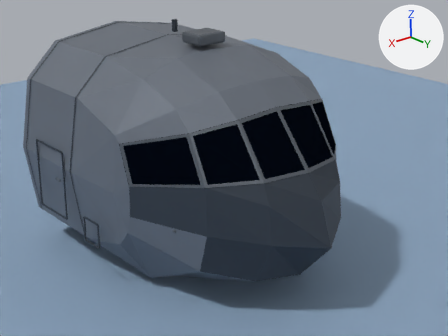
The Blender file blender_lib/transport_cockpit.blend: old version first, new version second.
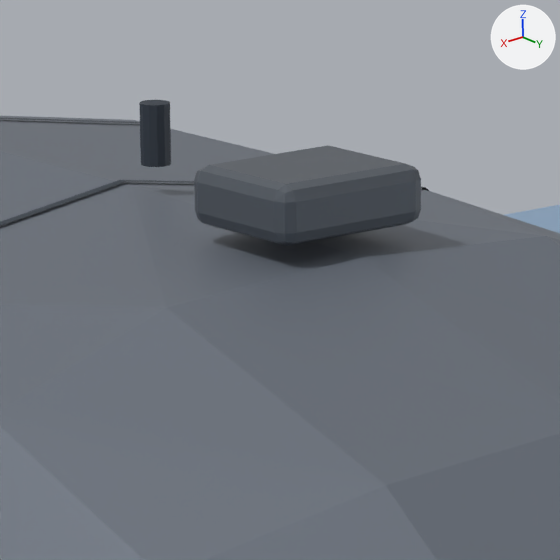
The first picture shows the older version from the file's camera 'Transport_Cockpit_Camera'. The close-ups show the older and then the newer version on the part from 32% to 56% of the width and 0% to 32% of the height of that picture. Only the edits that show in the close-ups are written down. Lighting does not change. The marker at upper right points along +X, +Y and +Z.

Objects in the first close-up: 'Preview_Floor', 'Transport_Cockpit_Details', 'Transport_Cockpit_Hull'.
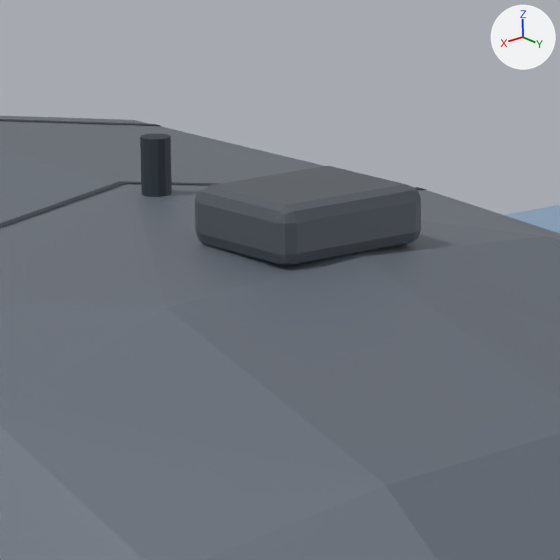
Patch to the scene script:
```diff
--- a/blender_lib/transport_cockpit.blend.py
+++ b/blender_lib/transport_cockpit.blend.py
@@ me_windshield_assemblymesh @@
 # used by ob_transport_cockpit_details; location = (0.0, 0.0, 0.0)
-me_windshield_assemblymesh.from_pydata(...)  # 1224 vertices, 1112 faces; spans x -1.12..1.12, y -1.34..1.28, z -0.97..1.3
+me_windshield_assemblymesh.from_pydata(...)  # 440 vertices, 288 faces; spans x -1.11..1.11, y -1.34..1.28, z -0.97..1.24
+# me_windshield_assemblymesh part 1: the loose piece of 56 vertices spanning x -0.15..0.15, y -0.14..0.11, z 1.16..1.26 is moved by (0.0, 0.0, -0.03)
+# me_windshield_assemblymesh part 2: the loose piece of 24 vertices spanning x -0.03..0.03, y -0.46..-0.4, z 1.2..1.3 is moved by (0.0, 0.0, -0.06)
+# other edits to the shape of me_windshield_assemblymesh do not show in these pictures
 me_windshield_assemblymesh.materials.append(mat_frame)
```

Pixel boxes [x1, y1, x2, y2] of what changed, in the close-ups (560 x 560 px; the box of a moved part takes in the faces that stretch with it):
'Transport_Cockpit_Details', reshaped
    before: [0, 100, 429, 246]
    after: [0, 119, 426, 266]
part 1 of me_windshield_assemblymesh, moved or reshaped
    before: [194, 145, 421, 246]
    after: [195, 166, 421, 266]
part 2 of me_windshield_assemblymesh, moved or reshaped
    before: [139, 100, 171, 167]
    after: [140, 134, 172, 197]
